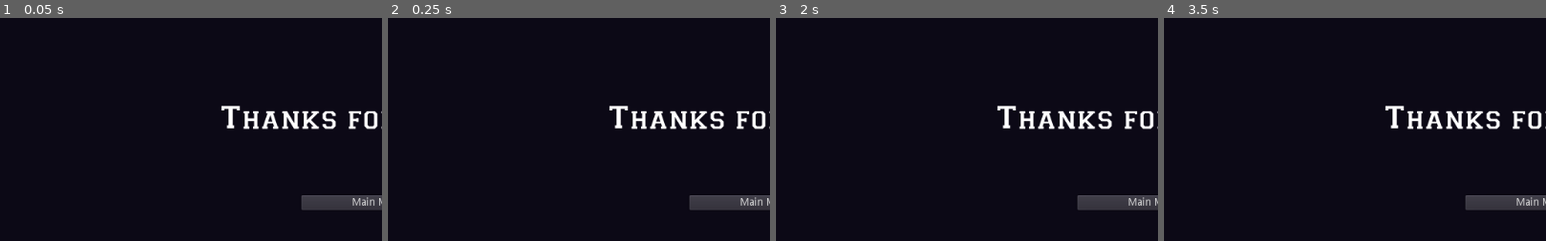
Above: before the commit, frames 1-4 (left to right).
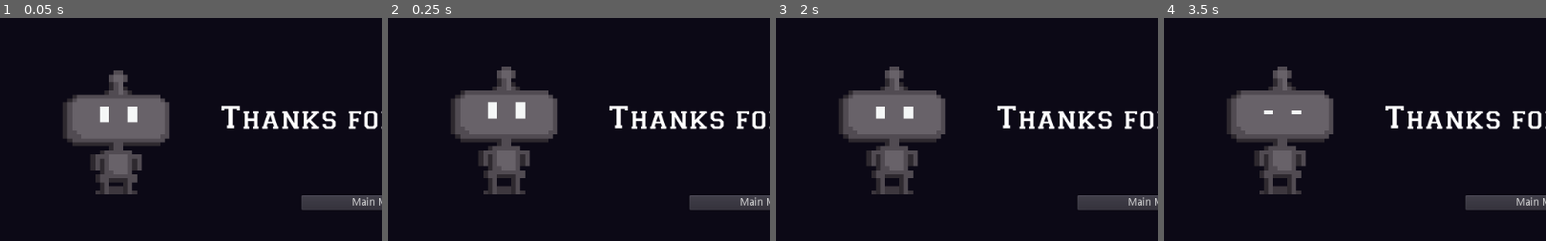
Above: after the commit, the same moments.

Repository: agusmao/connection
Game: Godot game, scene res://Levels/ThanksForPlaying.tscn
Two runs of this game, one before a commit and one after it. Both use one fixed random seed, a clock stepped at 60 frames per second and the inputs below. This scene is started directly instead of the project's main scene.
Inputs:
- Up to frame 1 (0.05 s): no input
- Up to frame 2 (0.25 s): no input
- Up to frame 3 (2 s): hold Right (ui_right) 0.53-1.28 s; hold Down (ui_down) from 1.28 s (still down)
- Up to frame 4 (3.5 s): release Down (ui_down) at 2.03 s; hold Right (ui_right) 2.03-2.78 s; hold Up (ui_up) from 2.78 s (still down)
The pictures show only the part of the screen within x 0-50%, y 35-85%; the shares and areas given below are measured in that part.

The runs differ from the first frame. In frame 1, 8.8% of the frame differs, in the area x 16-45%, y 23-80%; in frame 2, 8.9%, in the area x 16-45%, y 21-80%; in frame 3, 8.9%; in frame 4, 8.9%.

Commit message:
Robot on end game

Diff:
--- a/Levels/ThanksForPlaying.tscn
+++ b/Levels/ThanksForPlaying.tscn
@@ -1,11 +1,36 @@
-[gd_scene load_steps=4 format=2]
+[gd_scene load_steps=10 format=2]
 
 [ext_resource path="res://assets/fonts/collegiate/CollegiateInsideFLF.ttf" type="DynamicFontData" id=1]
 [ext_resource path="res://source/ThanksForPlaying.gd" type="Script" id=2]
+[ext_resource path="res://assets/images/Robot.png" type="Texture" id=3]
 
 [sub_resource type="DynamicFont" id=1]
 size = 40
 font_data = ExtResource( 1 )
+
+[sub_resource type="AtlasTexture" id=2]
+atlas = ExtResource( 3 )
+region = Rect2( 0, 0, 32, 32 )
+
+[sub_resource type="AtlasTexture" id=3]
+atlas = ExtResource( 3 )
+region = Rect2( 32, 0, 32, 32 )
+
+[sub_resource type="AtlasTexture" id=4]
+atlas = ExtResource( 3 )
+region = Rect2( 0, 64, 32, 32 )
+
+[sub_resource type="AtlasTexture" id=5]
+atlas = ExtResource( 3 )
+region = Rect2( 32, 64, 32, 32 )
+
+[sub_resource type="SpriteFrames" id=6]
+animations = [ {
+"frames": [ SubResource( 2 ), SubResource( 2 ), SubResource( 3 ), SubResource( 3 ), SubResource( 2 ), SubResource( 4 ), SubResource( 5 ) ],
+"loop": true,
+"name": "default",
+"speed": 5.0
+} ]
 
 [node name="Node2D" type="Node2D"]
 script = ExtResource( 2 )
@@ -30,4 +55,11 @@
 __meta__ = {
 "_edit_use_anchors_": false
 }
+
+[node name="AnimatedSprite" type="AnimatedSprite" parent="."]
+position = Vector2( 152.741, 358.856 )
+scale = Vector2( 6.21726, 5.38912 )
+frames = SubResource( 6 )
+frame = 3
+playing = true
 [connection signal="pressed" from="Button" to="." method="_on_Button_pressed"]
